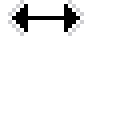
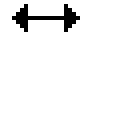
The second 128 × 128 image is a revision of the first. Changes to its layers:
painted on "HSplit" over [8,0,84,36]
